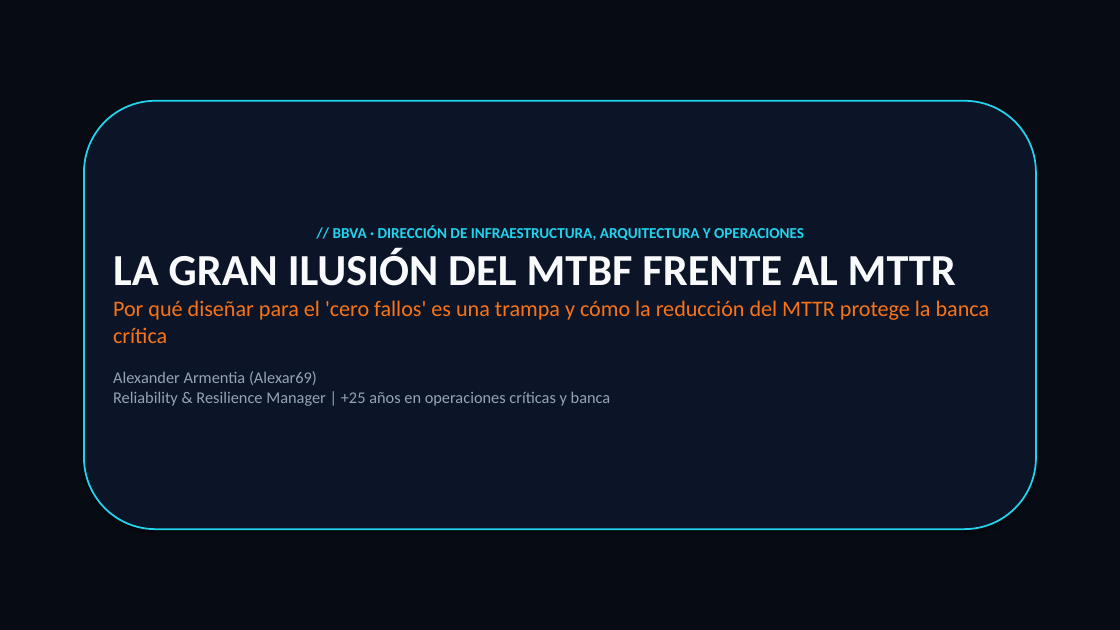
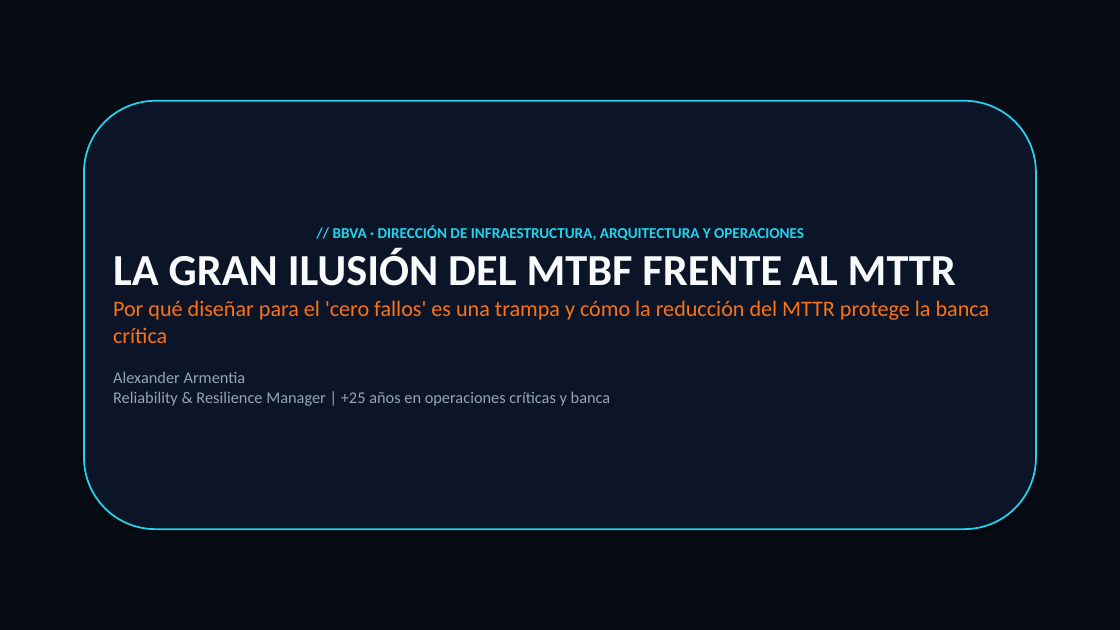
Before and after one commit to alexar69-pixel/alexar69-pixel.github.io, a slide deck: slide 1 of presentacion-mtbf-vs-mttr-bbva.pptx. Drawn at 1120x630 pixels with LibreOffice and Linux fonts; fonts in the diff are those of the drawing. Boxes give left, top, right and bottom in pixels: in the first picture for what was removed or moved away, otherwise in the second. Text is boxed around its words. In the diff, an @@ line names an element or a change of style, - is before the commit and + after.

Commit message:
refactor(corporate): remove all references and text occurrences of Alexar69 for pure corporate identity

```diff
--- a/presentacion-mtbf-vs-mttr-bbva.pptx
+++ b/presentacion-mtbf-vs-mttr-bbva.pptx
@@ text in rounded rectangle at box(113, 371, 611, 406): text changed @@
-Alexander Armentia (Alexar69)
-Reliability & Resilience Manager | +25 años en operaciones críticas y banca
+Alexander Armentia
+Reliability & Resilience Manager | +25 años en operaciones críticas y banca
```
Also in this commit, not shown: 1 other slide changed, 34 other files.
